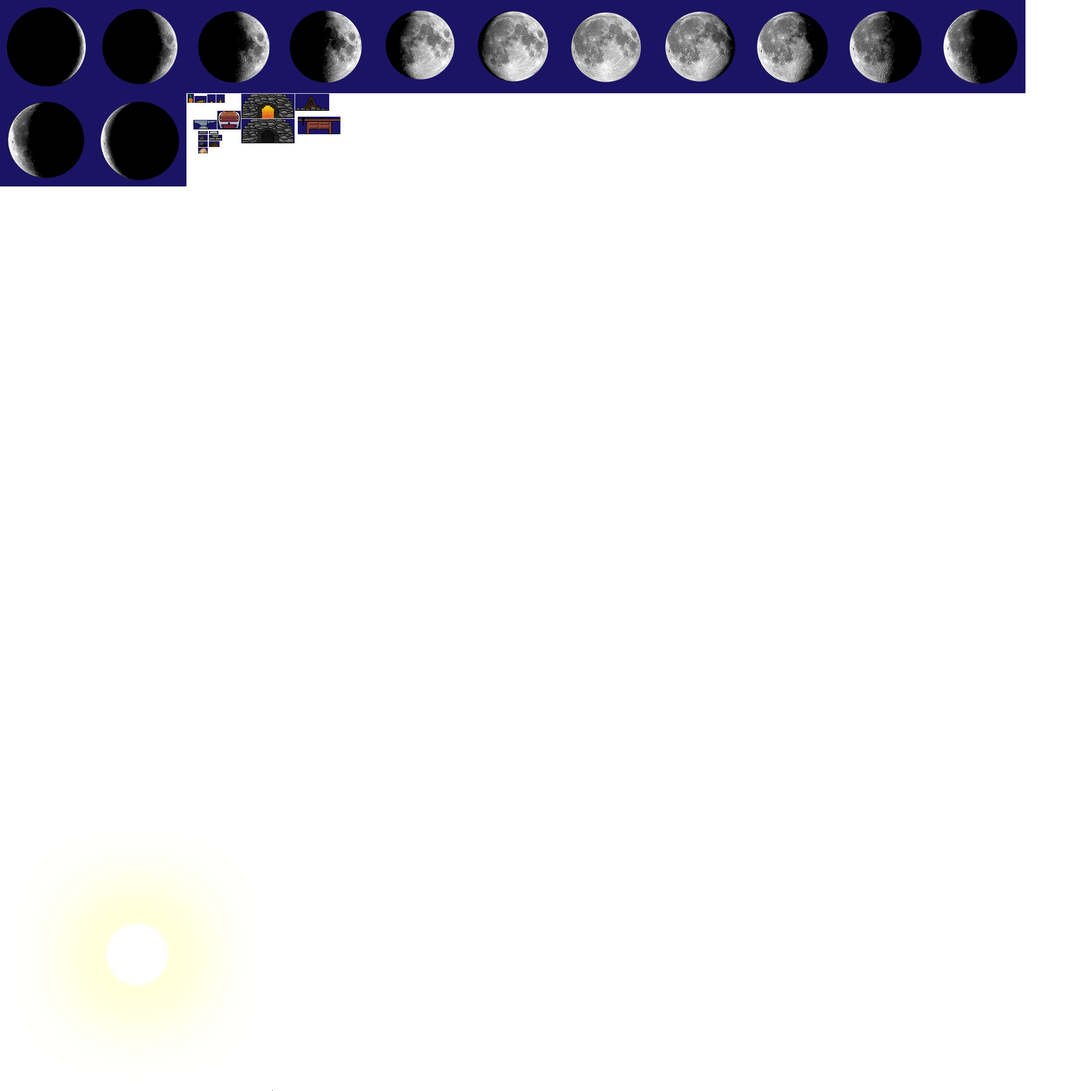
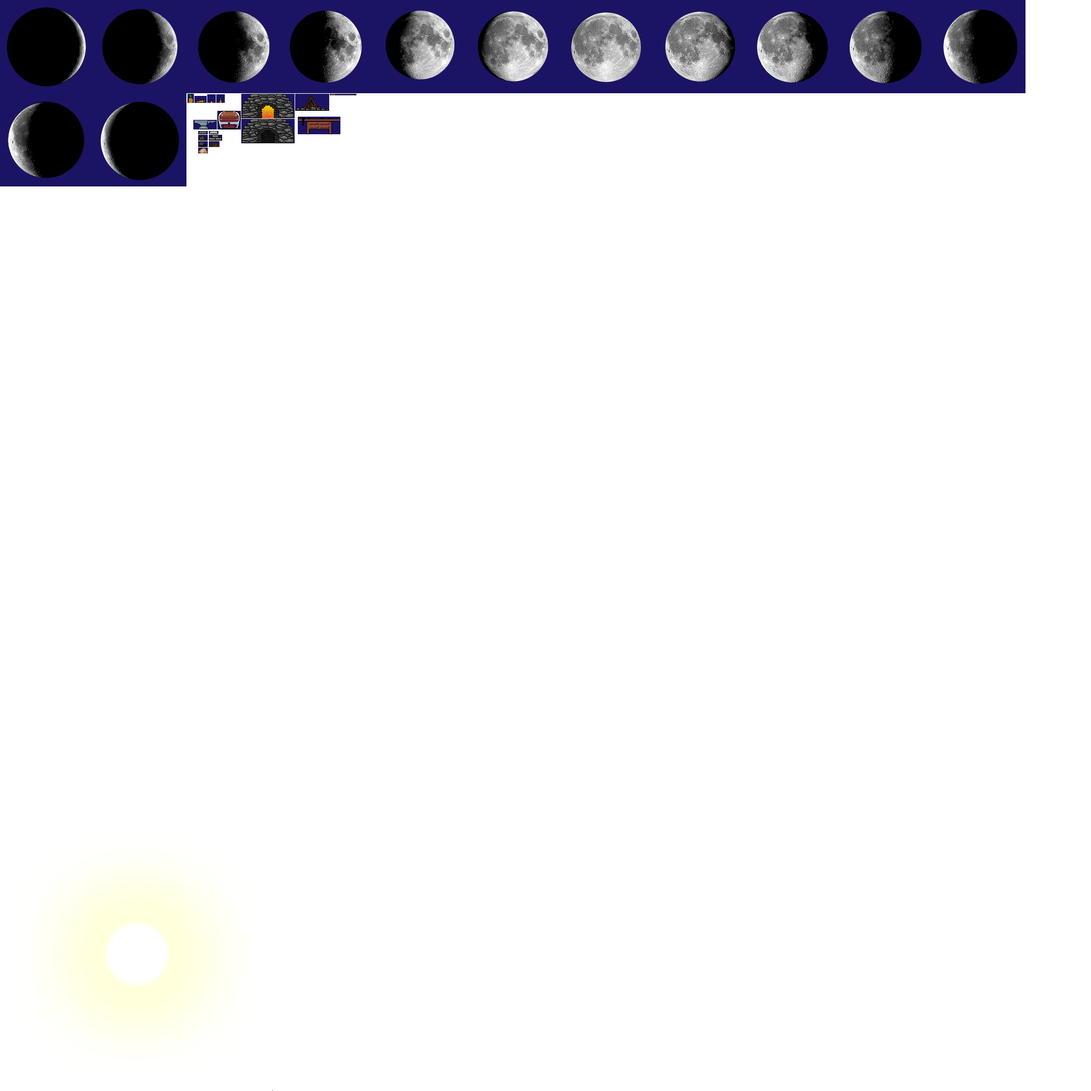
Layers edited between the first and the second 1091×1091 image:
painted on "Layer 0" over [329, 91, 366, 96]
painted on "Layer 2" over [329, 93, 357, 96]
